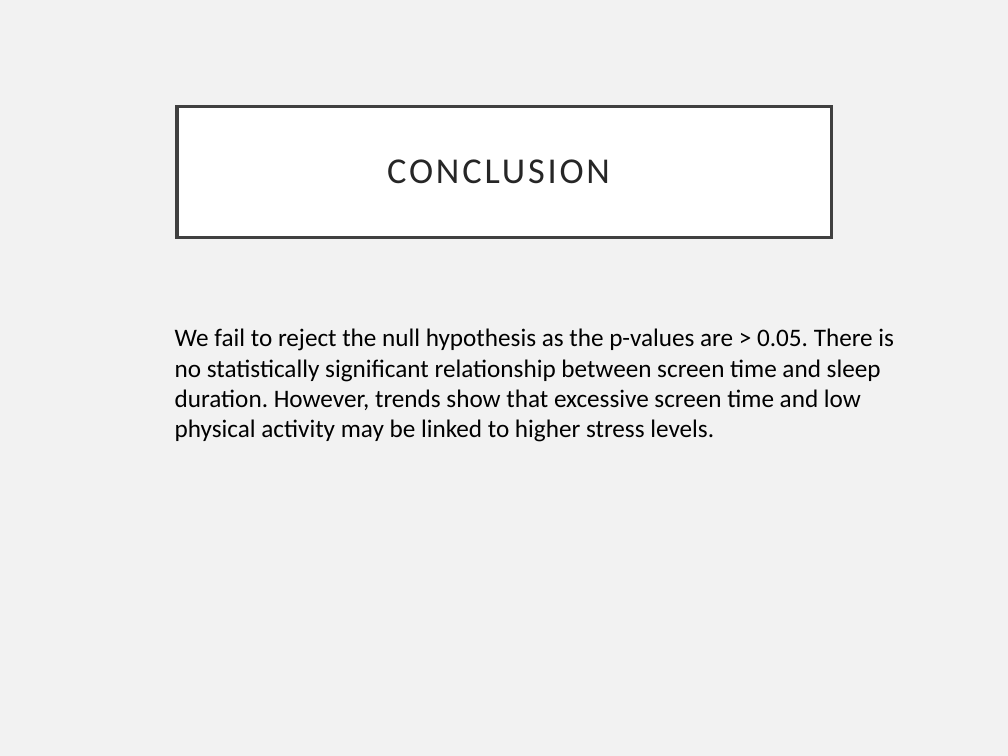
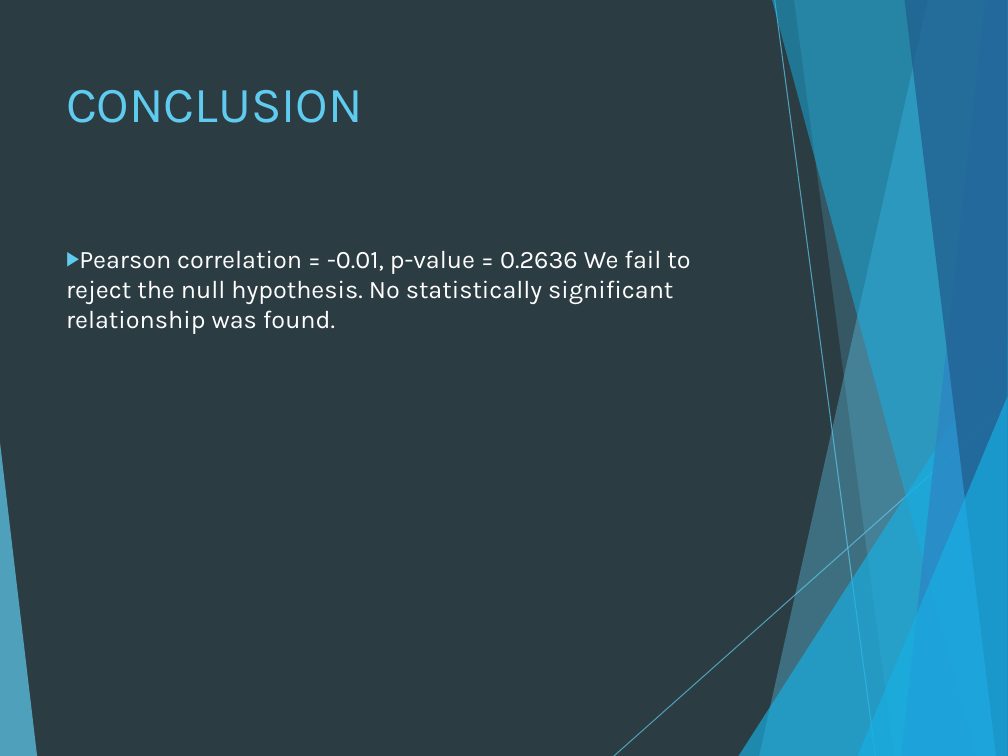
Before and after one commit to nisaakan/DSA210-Project, a slide deck: slide 13 of Nisa KAN Tech_Usage_Visual_Analysis_Presentation.pptx (slide 10 before the commit). Drawn at 1008x756 pixels with LibreOffice and Linux fonts; fonts in the diff are those of the drawing. Boxes give left, top, right and bottom in pixels: in the first picture for what was removed or moved away, otherwise in the second. Text is boxed around its words. In the diff, an @@ line names an element or a change of style, - is before the commit and + after.

```diff
--- a/Nisa KAN Tech_Usage_Visual_Analysis_Presentation.pptx
+++ b/Nisa KAN Tech_Usage_Visual_Analysis_Presentation.pptx
@@ background #F2F2F2 to #2C3C43 @@
@@ rectangle added at (0, 0, 1008, 756), fill #2C3C43 @@
@@ title "CONCLUSION": place and size @@
-title "CONCLUSION" at (177, 106, 832, 237)
+title "CONCLUSION" at (66, 90, 363, 123)
@@ title "CONCLUSION" at (66, 90, 363, 123): size 26 to 36 pt, font Calibri to Karla, text colour #262626 to #5FCBEF, letter spacing 2 to 0 pt; alignment centre to left; line spacing 0.9 to 1; vertical alignment middle to top; fill #FFFFFF to none; outline #404040 2.5 pt to none @@
@@ text at (66, 250, 690, 334): text changed; font Calibri to Karla; text colour #000000 to #FFFFFF @@
-We fail to reject the null hypothesis as the p-values are > 0.05. There is no statistically significant relationship between screen time and sleep duration. However, trends show that excessive screen time and low physical activity may be linked to higher stress levels.
+▶ Pearson correlation = -0.01, p-value = 0.2636 We fail to reject the null hypothesis. No statistically significant relationship was found.
@@ group added at (0, 0, 1008, 756): 5 freeform shapes, 3 triangles, 2 lines @@
@@ group added at (0, 0, 1008, 756): 5 freeform shapes, 3 triangles, 2 lines @@
@@ group added at (0, 0, 1008, 756): 8 freeform shapes, 2 lines @@
```
Also in this commit, not shown: 9 other slides changed, 3 slides added.
